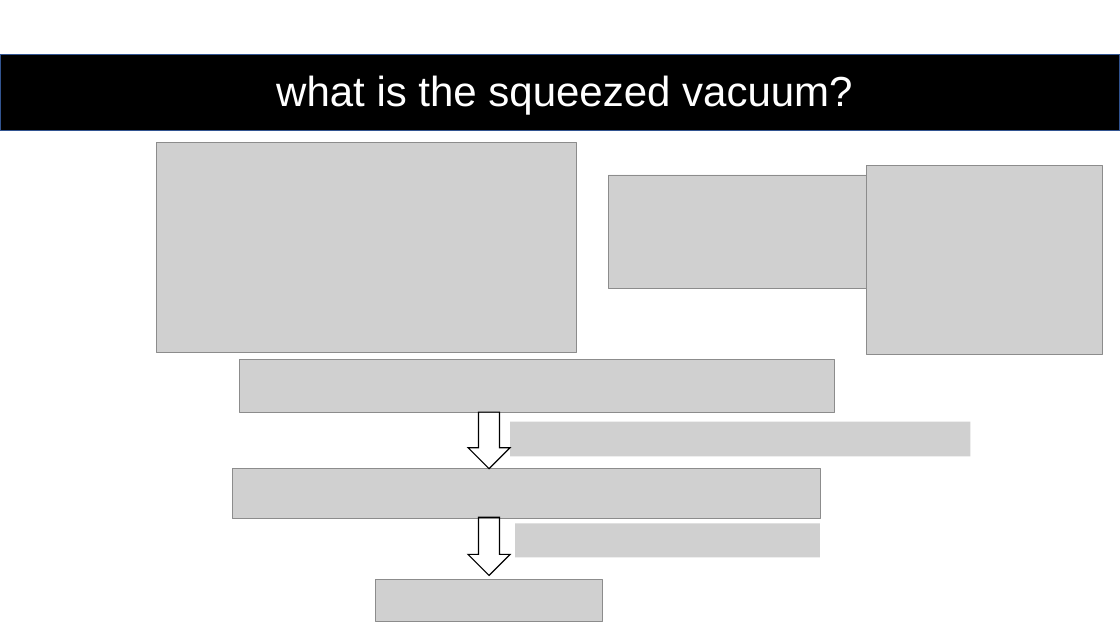
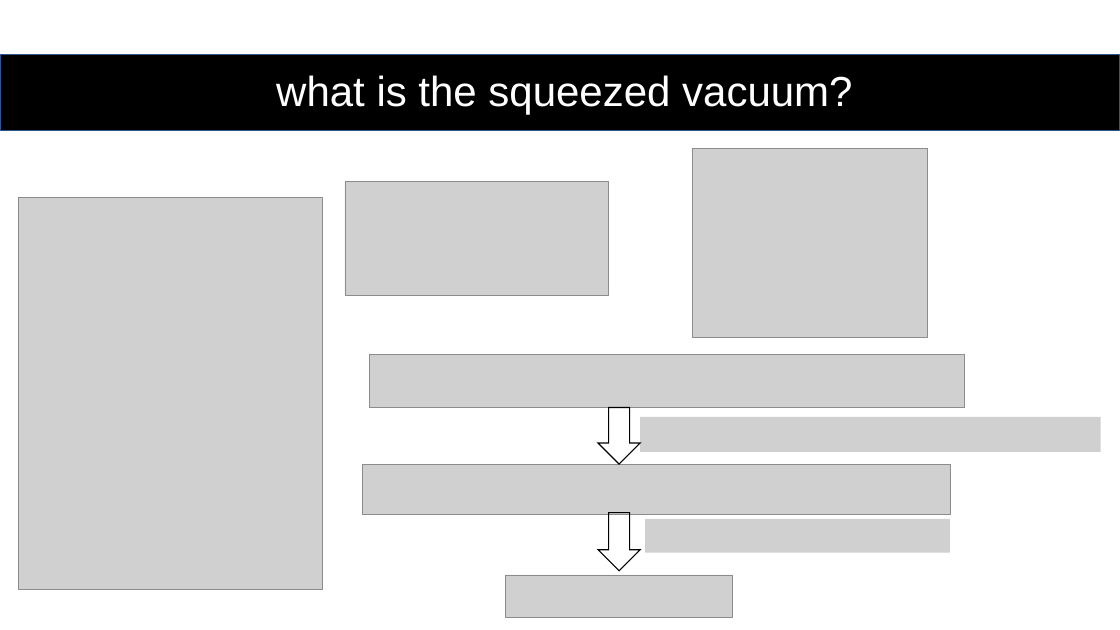
Before and after one commit to youjieyu888/circular-waveguide, a slide deck: slide 2 of Jieyu You.pptx. Drawn at 1120x630 pixels with LibreOffice and Linux fonts; fonts in the diff are those of the drawing; grey boxes stand for pictures. Boxes give left, top, right and bottom in pixels: in the first picture for what was removed or moved away, otherwise in the second. Text is boxed around its words. In the diff, an @@ line names an element or a change of style, - is before the commit and + after.

```diff
--- a/Jieyu You.pptx
+++ b/Jieyu You.pptx
@@ picture removed at bbox=[156, 143, 576, 353] @@
@@ picture: place and size @@
-picture at bbox=[867, 166, 1103, 355]
+picture at bbox=[692, 148, 928, 337]
@@ picture added at bbox=[18, 197, 322, 590] @@
@@ picture: place and size @@
-picture at bbox=[609, 175, 873, 289]
+picture at bbox=[345, 181, 609, 296]
@@ 5 pictures, 2 down arrows: place and size @@
-5 pictures, 2 down arrows at bbox=[233, 360, 970, 622]
+5 pictures, 2 down arrows at bbox=[362, 355, 1101, 618]
```
